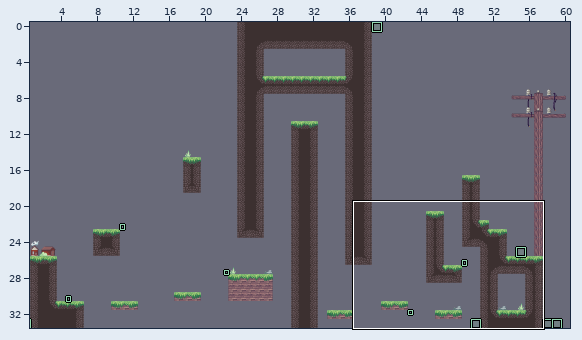
LDtk project, stored at Levels/World_2/Level_2-2.ldtk. Above, an overview of the earlier version with the close-up marked.
Close-up. First the earlier version:
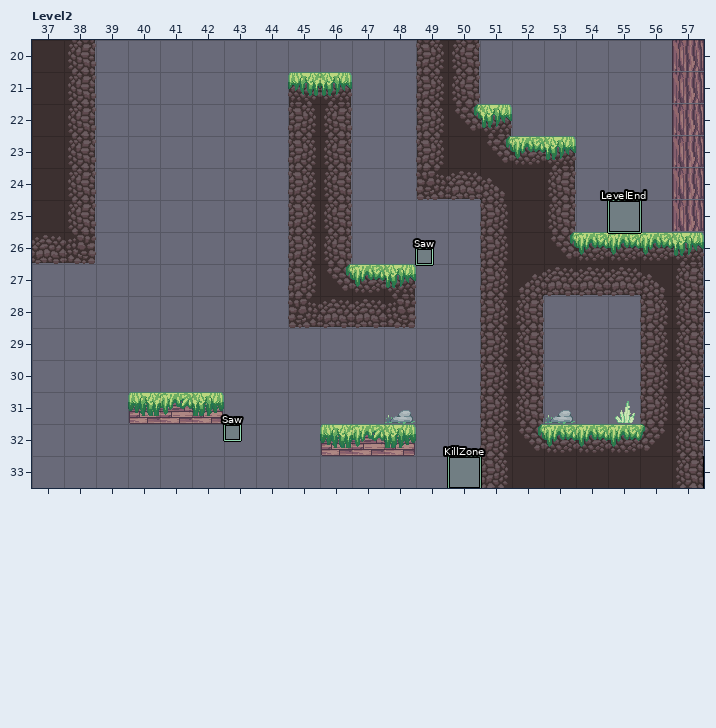
Cells are 32x32 px. Shown: Level2 x 37..57, y 20..33. The commit also changed other parts of the map, which this record leaves out.
And afterwards:
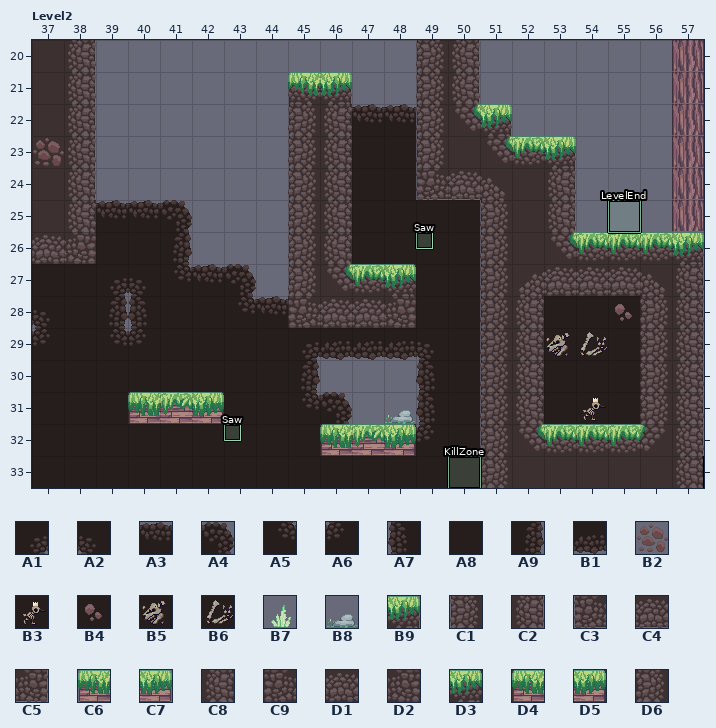
Key: from "BackgroundTiles": A1 0, A2 1, A3 3, A4 4, A5 8, A6 9, A7 10, A8 11, A9 12, B1 19, B2 51, B3 11 under 26, B4 11 under 34, B5 11 under 49, B6 11 under 50; from "Props": B7 15, B8 23; from "Tiles_Sheet_02": B9 2, C1 8, C2 10, C3 16, C4 17, C5 18, C6 24 under 14, C7 26 under 30, C8 9 under 10, C9 9 under 16, D1 9 under 17, D2 9 under 18, D3 9 under 2, D4 9 under 24 under 14, D5 9 under 26 under 30, D6 9 under 8.
__ is an empty cell, .. an unchanged one.
Objects are placed by their top-left corner, in cells (3,4 is the top-left corner of cell 3,4); size is 1x1 cell unless given.
Tiles of an added or newly shown layer are drawn over the layers below it.
From old to new:
--- layer "Tiles"
@@ x 37..56 @@
-22 .. .. .. .. .. .. .. .. .. C2 .. .. .. .. .. .. .. .. .. ..
-23 .. .. .. .. .. .. .. .. .. C2 .. .. .. .. .. .. .. .. .. ..
-24 .. .. .. .. .. .. .. .. .. C2 .. .. .. .. .. .. .. .. .. ..
-25 .. C2 .. .. .. .. .. .. .. C2 .. .. .. .. .. .. .. .. .. ..
-26 C4 C5 .. .. .. .. .. .. .. C2 .. .. .. .. .. .. .. .. .. ..
-27 .. .. .. .. .. .. .. .. .. .. .. B9 .. .. .. .. C4 C4 C4 ..
-28 .. .. .. .. .. .. .. .. C3 C4 C4 C5 .. .. .. C2 .. .. .. C1
-29 .. .. .. .. .. .. .. .. .. .. .. .. .. .. .. C2 .. .. .. C1
-30 .. .. .. .. .. .. .. .. .. .. .. .. .. .. .. C2 .. .. .. C1
-31 .. .. .. C6 .. .. .. .. .. .. .. .. .. .. .. C2 .. .. .. C1
-32 .. .. .. .. .. .. .. .. .. C6 .. C7 .. .. .. .. .. .. .. ..
+22 .. .. .. .. .. .. .. .. .. C8 .. .. .. .. .. .. .. .. .. ..
+23 .. .. .. .. .. .. .. .. .. C8 .. .. .. .. .. .. .. .. .. ..
+24 .. .. .. .. .. .. .. .. .. C8 .. .. .. .. .. .. .. .. .. ..
+25 .. C8 .. .. .. .. .. .. .. C8 .. .. .. .. .. .. .. .. .. ..
+26 D1 D2 .. .. .. .. .. .. .. C8 .. .. .. .. .. .. .. .. .. ..
+27 .. .. .. .. .. .. .. .. .. .. .. D3 .. .. .. .. D1 D1 D1 ..
+28 .. .. .. .. .. .. .. .. C9 D1 D1 D2 .. .. .. C8 .. .. .. D6
+29 .. .. .. .. .. .. .. .. .. .. .. .. .. .. .. C8 .. .. .. D6
+30 .. .. .. .. .. .. .. .. .. .. .. .. .. .. .. C8 .. .. .. D6
+31 .. .. .. D4 .. .. .. .. .. .. .. .. .. .. .. C8 .. .. .. D6
+32 .. .. .. .. .. .. .. .. .. D4 .. D5 .. .. .. .. .. .. .. ..
--- layer "Props"
@@ x 53..55 @@
-31 B8 .. B7
+31 __ .. __
--- layer "BackgroundTiles" (added)
@@ x 37..55 @@
-22 .. .. .. .. .. .. .. .. .. .. __ __ .. .. .. .. .. .. ..
-23 __ .. .. .. .. .. .. .. .. .. __ __ .. .. .. .. .. .. ..
-24 .. .. .. .. .. .. .. .. .. .. __ __ .. .. .. .. .. .. ..
-25 .. .. __ __ __ .. .. .. .. .. __ __ __ __ .. .. .. .. ..
-26 .. .. __ __ __ .. .. .. .. .. __ __ __ __ .. .. .. .. ..
-27 __ __ __ __ __ __ __ .. .. .. .. .. __ __ .. .. .. .. ..
-28 __ __ __ __ __ __ __ __ .. .. .. .. __ __ .. .. __ __ __
-29 __ __ __ __ __ __ __ __ __ __ __ __ __ __ .. .. __ __ __
-30 __ __ __ __ __ __ __ __ __ .. .. .. __ __ .. .. __ __ __
-31 __ __ __ .. .. .. __ __ __ __ .. .. __ __ .. .. __ __ __
-32 __ __ __ __ __ __ __ __ __ .. .. .. __ __ .. .. .. .. ..
-33 __ __ __ __ __ __ __ __ __ __ __ __ __ __ .. .. .. .. ..
+22 .. .. .. .. .. .. .. .. .. .. A3 A3 .. .. .. .. .. .. ..
+23 B2 .. .. .. .. .. .. .. .. .. A8 A8 .. .. .. .. .. .. ..
+24 .. .. .. .. .. .. .. .. .. .. A8 A8 .. .. .. .. .. .. ..
+25 .. .. A3 A3 A4 .. .. .. .. .. A8 A8 A8 A8 .. .. .. .. ..
+26 .. .. A8 A8 A9 .. .. .. .. .. A8 A8 A8 A8 .. .. .. .. ..
+27 A8 A8 A1 A2 A5 A3 A4 .. .. .. .. .. A8 A8 .. .. .. .. ..
+28 A2 A8 A9 A7 A8 A8 A5 A3 .. .. .. .. A8 A8 .. .. A8 A8 B4
+29 A6 A8 A5 A6 A8 A8 A8 A8 A1 B1 B1 B1 A2 A8 .. .. B5 B6 A8
+30 A8 A8 A8 A8 A8 A8 A8 A8 A9 .. .. .. A7 A8 .. .. A8 A8 A8
+31 A8 A8 A8 .. .. .. A8 A8 A5 A4 .. .. A7 A8 .. .. A8 B3 A8
+32 A8 A8 A8 A8 A8 A8 A8 A8 A8 .. .. .. A6 A8 .. .. .. .. ..
+33 A8 A8 A8 A8 A8 A8 A8 A8 A8 A8 A8 A8 A8 A8 .. .. .. .. ..
--- layer "Entities"
-"Saw" rectangle at 49,26.5 size 0.5x0.5
+"Saw" rectangle at 49,26 size 0.5x0.5
